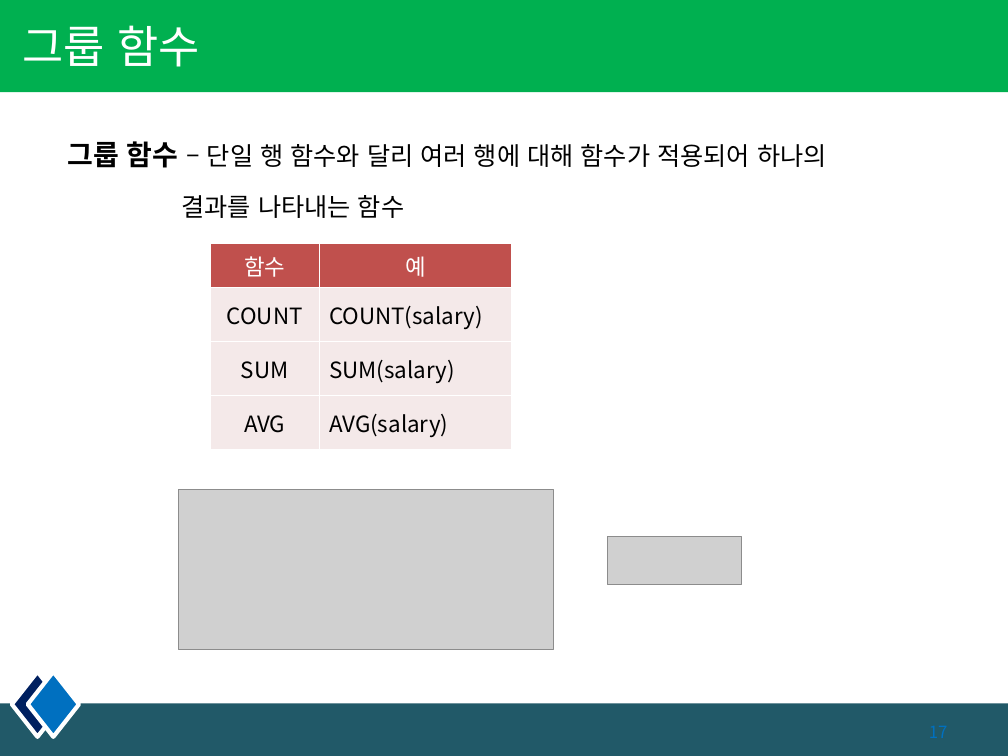
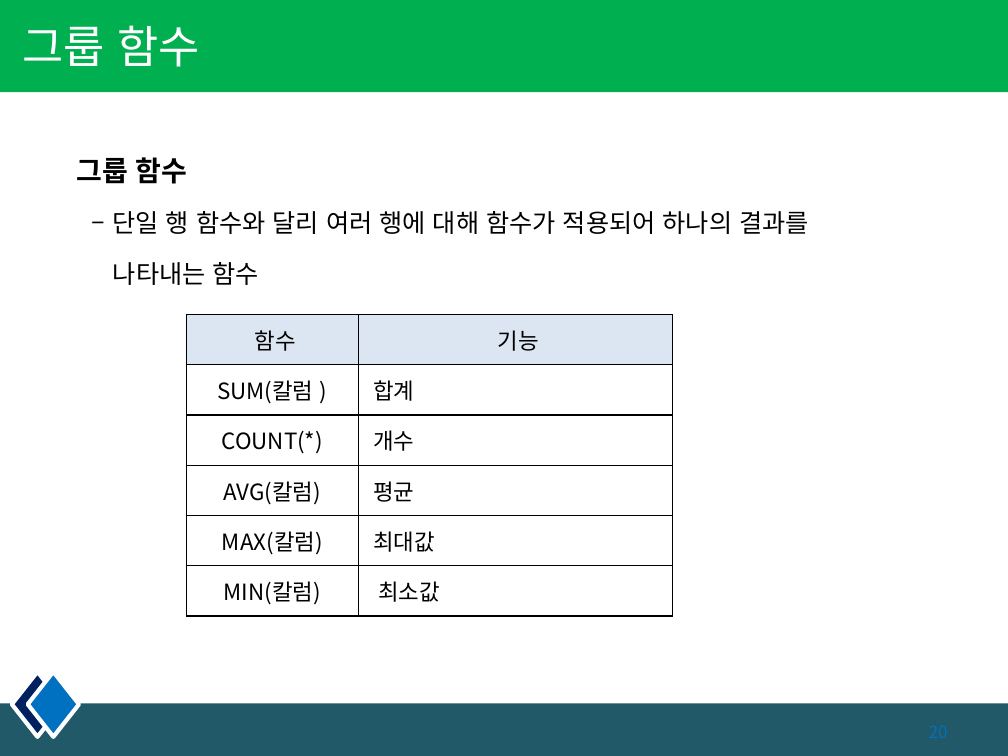
Before and after one commit to pshho/sqlWorks, a slide deck: slide 20 of 자료/sqld/DB_PPT/5장. 함수.pptx (slide 17 before the commit). Drawn at 1008x756 pixels with LibreOffice and Linux fonts; fonts in the diff are those of the drawing; grey boxes stand for pictures. Boxes give left, top, right and bottom in pixels: in the first picture for what was removed or moved away, otherwise in the second. Text is boxed around its words. In the diff, an @@ line names an element or a change of style, - is before the commit and + after.

```diff
--- a/자료/sqld/DB_PPT/5장. 함수.pptx
+++ b/자료/sqld/DB_PPT/5장. 함수.pptx
@@ text at (76, 157, 809, 285): text changed @@
-그룹 함수 – 단일 행 함수와 달리 여러 행에 대해 함수가 적용되어 하나의
-결과를 나타내는 함수
+그룹 함수
+– 단일 행 함수와 달리 여러 행에 대해 함수가 적용되어 하나의 결과를
+나타내는 함수
@@ table removed at (211, 243, 512, 450), 4 rows, 2 columns @@
-함수 | 예
-COUNT | COUNT(salary)
-SUM | SUM(salary)
-AVG | AVG(salary)
@@ table added at (186, 314, 672, 616), 6 rows, 2 columns @@
+함수 | 기능
+SUM(칼럼 ) | 합계
+COUNT(*) | 개수
+AVG(칼럼) | 평균
+MAX(칼럼) | 최대값
+MIN(칼럼) | 최소값
@@ picture removed at (178, 489, 553, 649) @@
@@ picture removed at (607, 536, 742, 584) @@
```
Also in this commit, not shown: 6 other slides changed, 3 slides added, 1 slide removed, 7 other files.
